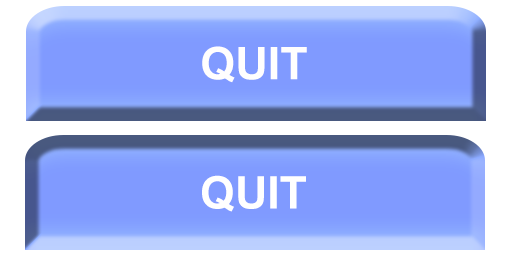
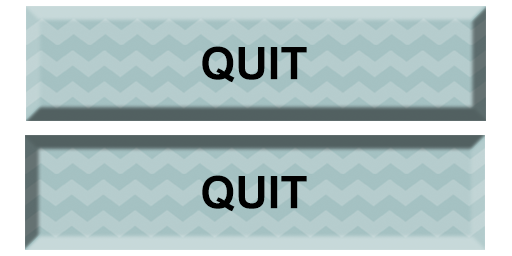
The second 512 × 256 image is a revision of the first. Changes to its layers:
moved "txt1" above "Lag 1", painted on it over [202, 46, 307, 83]
removed layer "Form 1 kopier" over [25, 135, 485, 250]
removed layer "Form 1" over [26, 6, 486, 121]
added layer "Lag 1" above "txt2" over [26, 6, 486, 121]
painted on "txt2" over [202, 175, 307, 212]
added layer "Lag 1 kopier" over [25, 135, 485, 250]
